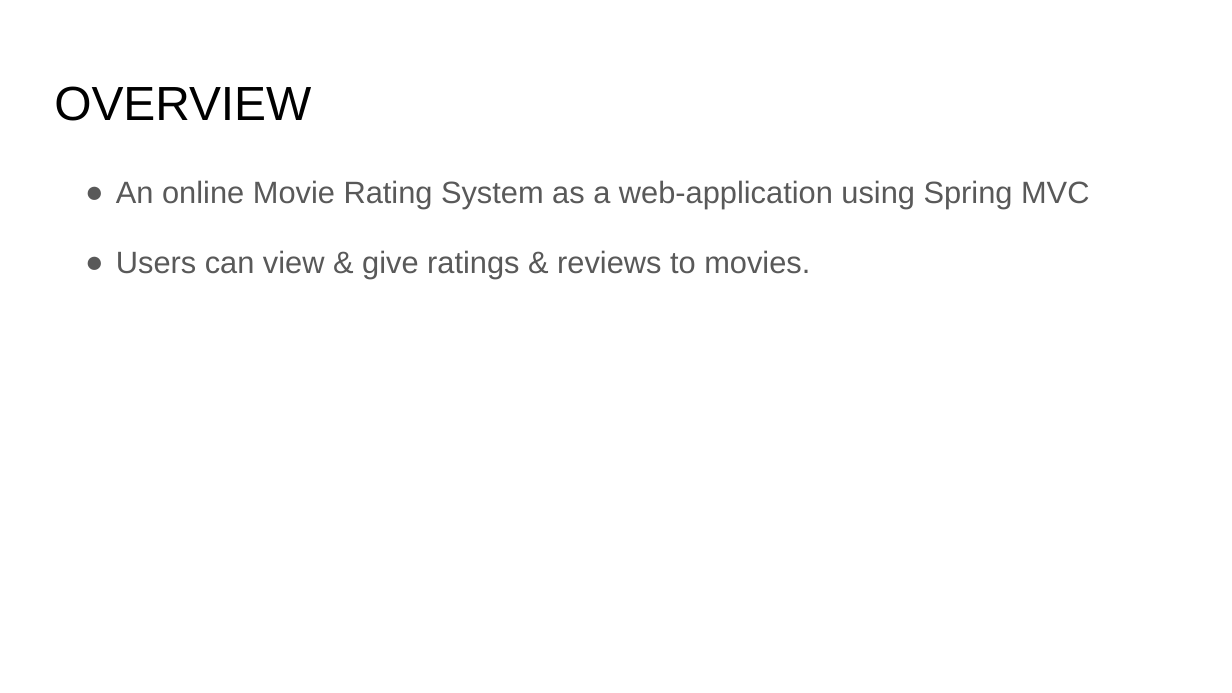
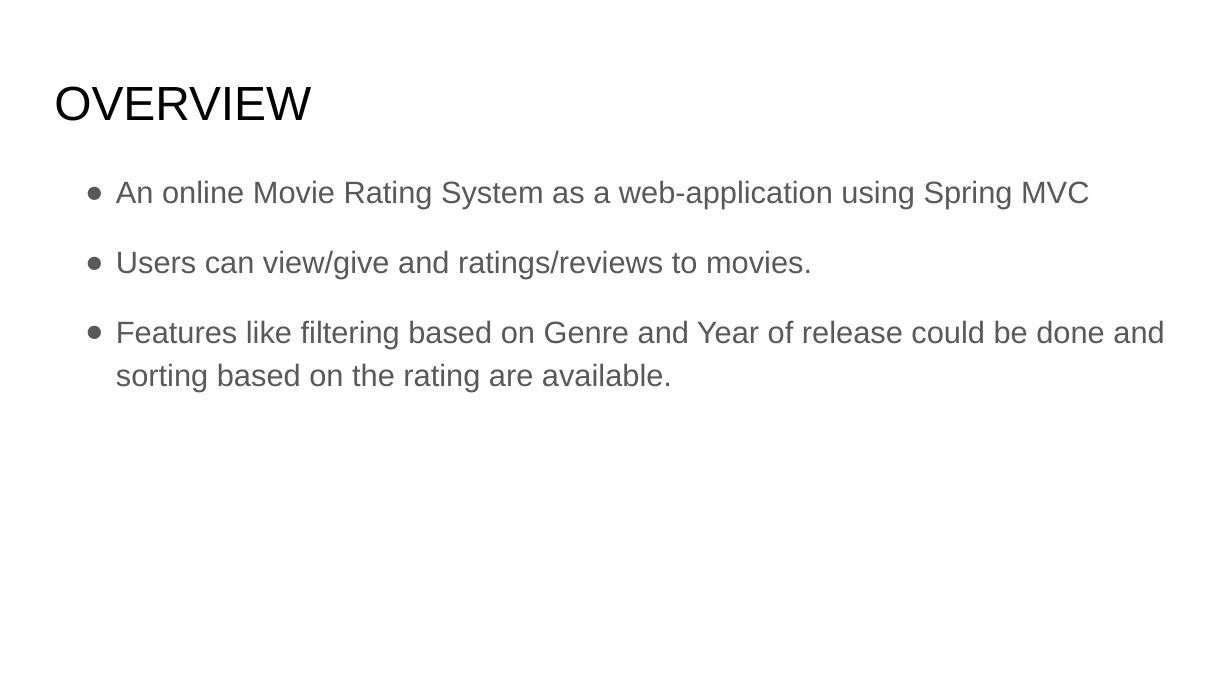
Before and after one commit to berliarishabh/CSCI-5448, a slide deck: slide 2 of 39_Rated-OnlineMovieReviewSystem_Part4.pptx. Drawn at 1232x693 pixels with LibreOffice and Linux fonts; fonts in the diff are those of the drawing. Boxes give left, top, right and bottom in pixels: in the first picture for what was removed or moved away, otherwise in the second. Text is boxed around its words. In the diff, an @@ line names an element or a change of style, - is before the commit and + after.

```diff
--- a/39_Rated-OnlineMovieReviewSystem_Part4.pptx
+++ b/39_Rated-OnlineMovieReviewSystem_Part4.pptx
@@ text at (116, 250, 1164, 391): text changed @@
-● Users can view & give ratings & reviews to movies.
+● Users can view/give and ratings/reviews to movies.
+● Features like filtering based on Genre and Year of release could be done and sorting based on the rating are available.
```
Also in this commit, not shown: 2 slides added, 3 slides removed, 1 other file.
